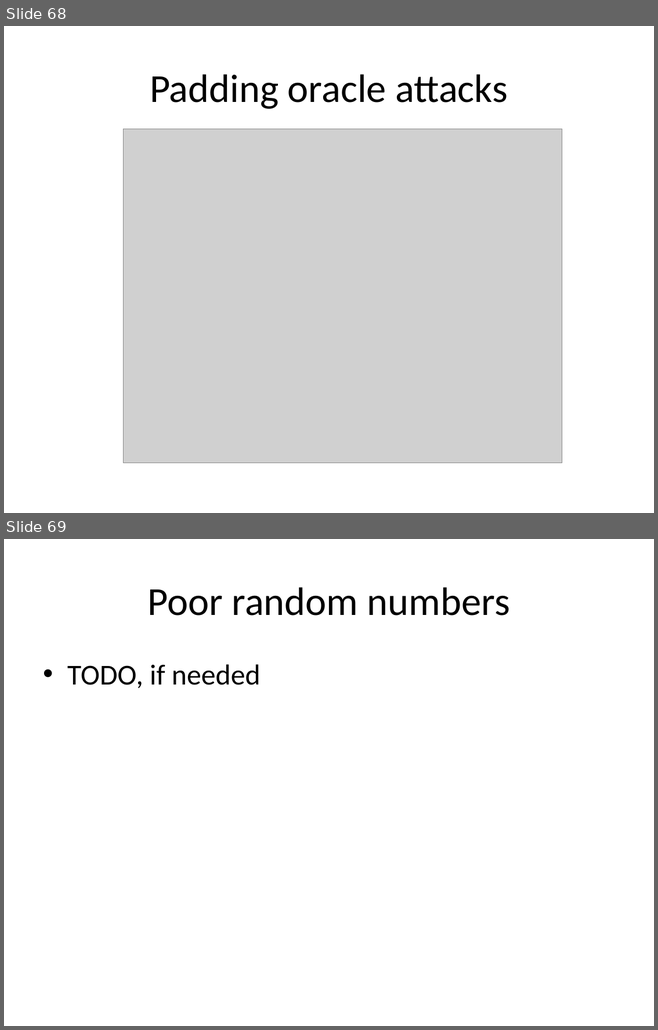
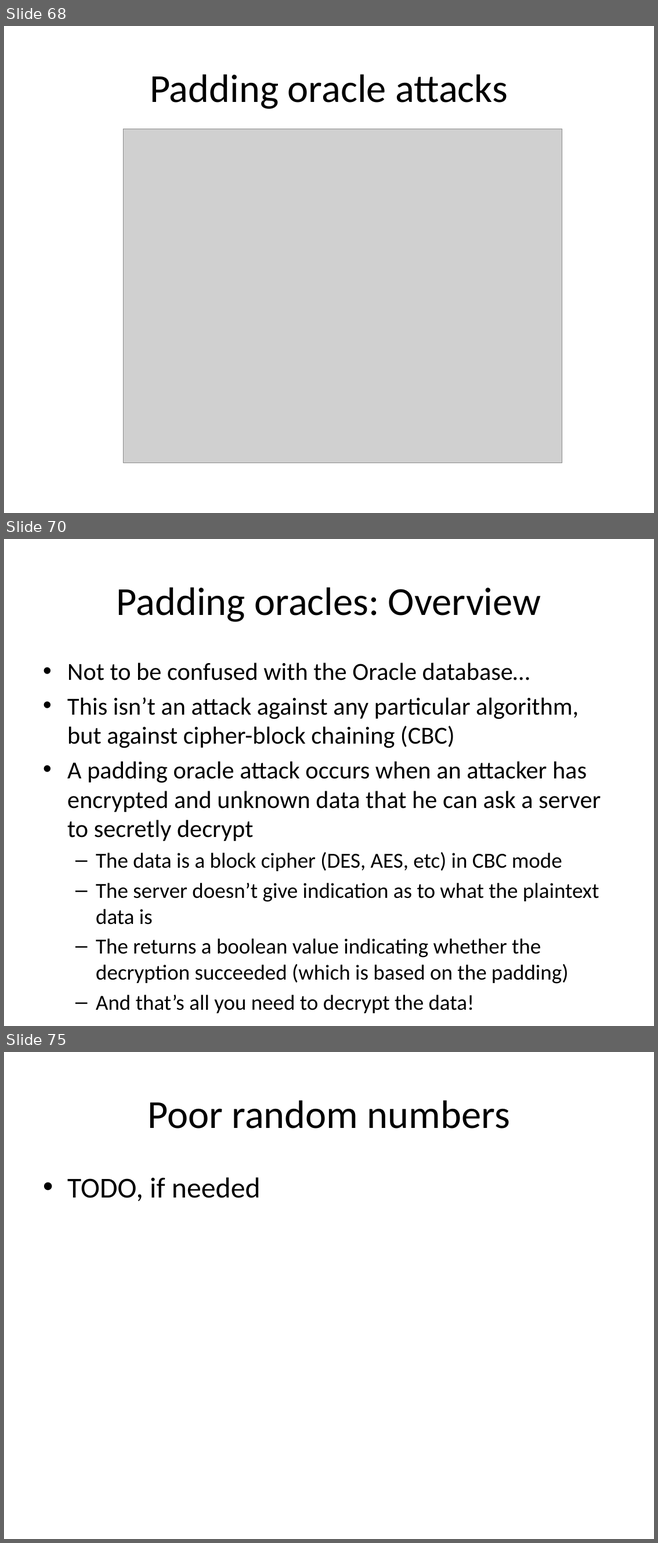
Before and after one commit to iagox86/2013-02-Shmoocon-talk, a slide deck: Shmoocon.pptx. Shown one above the other, each under a label of ours: slides 68 and 69 before the commit, slides 68, 70 and 75 after it; the slides between them are not shown. The pictures are 658x1030 and 658x1543 pixels, drawn with LibreOffice and Linux fonts; fonts in the diff are those of the drawing; grey boxes stand for pictures. Boxes give left, top, right and bottom in pixels: in the first picture for what was removed or moved away, otherwise in the second. Text is boxed around its words. In the diff, an @@ line names an element or a change of style, - is before the commit and + after.

Commit message:
Started working on Padding Oracle slides

```diff
--- a/Shmoocon.pptx
+++ b/Shmoocon.pptx
@@ slide 70 added at bbox=[4, 539, 654, 1026], background #FFFFFF @@
@@ title added at bbox=[117, 587, 540, 622], 44 pt, text #000000 @@
+Padding oracles: Overview
@@ text added at bbox=[67, 663, 600, 1013], 23.8 pt, text #000000 @@
+• Not to be confused with the Oracle database…
+• This isn’t an attack against any particular algorithm, but against cipher-block chaining (CBC)
+• A padding oracle attack occurs when an attacker has encrypted and unknown data that he can ask a server to secretly decrypt
+  – The data is a block cipher (DES, AES, etc) in CBC mode
+  – The server doesn’t give indication as to what the plaintext data is
+  – The returns a boolean value indicating whether the decryption succeeded (which is based on the padding)
+  – And that’s all you need to decrypt the data!
@@ what was slide 69 is now slide 75 @@
```
Also in this commit, not shown: 5 other slides added, 1 other file.
